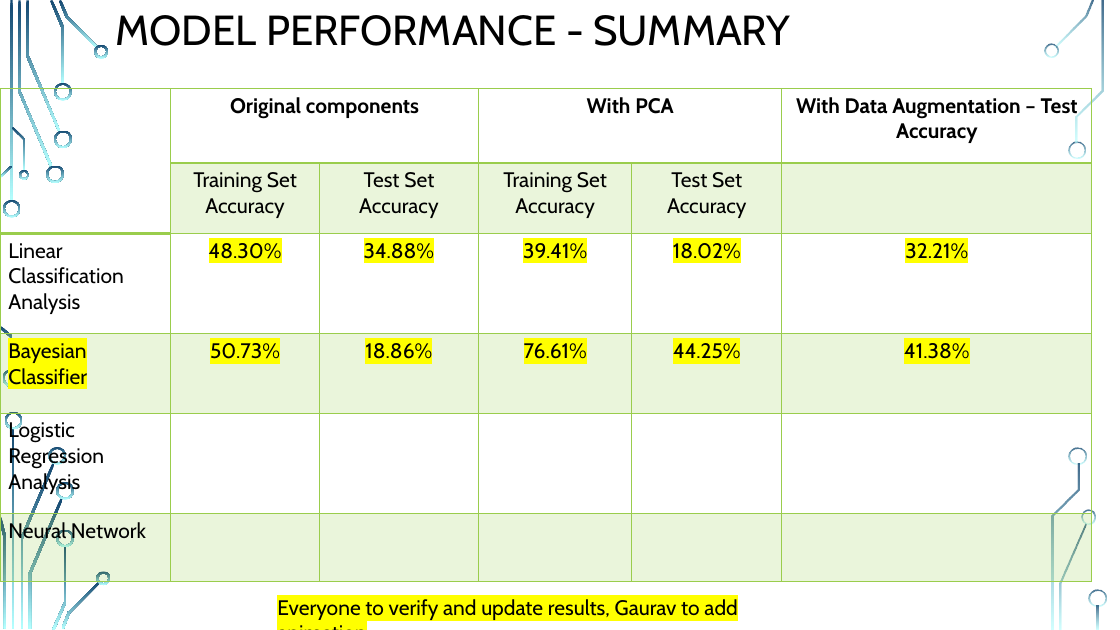
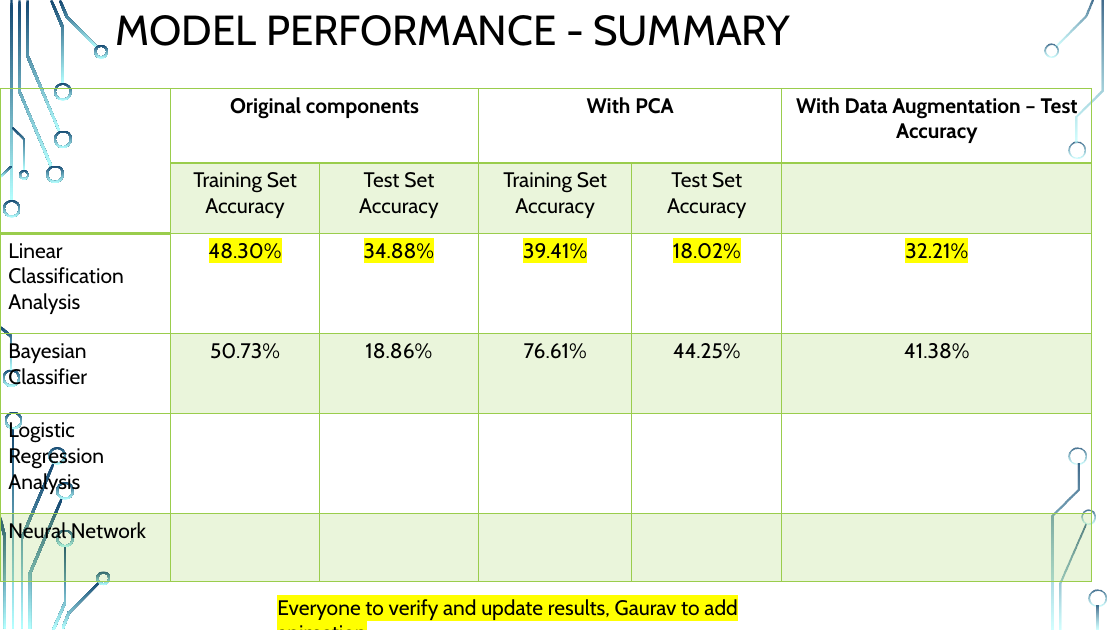
Before and after one commit to MR-KHILADI/Facial-Expression-Recognition, a slide deck: slide 13 of Final Project Draft.pptx. Drawn at 1120x630 pixels with LibreOffice and Linux fonts; fonts in the diff are those of the drawing; background and template pictures are left out. Boxes give left, top, right and bottom in pixels: in the first picture for what was removed or moved away, otherwise in the second. Text is boxed around its words. In the diff, an @@ line names an element or a change of style, - is before the commit and + after.

Commit message:
Add files via upload
(Vinod) Verified Bayesian classifier metrics

```diff
--- a/Final Project Draft.pptx
+++ b/Final Project Draft.pptx
@@ table at (x1=0, y1=89, x2=1092, y2=582) @@
@@ fill #9ACD4C at 20% opacity to none in row 4, column 1 @@
@@ highlight #FFFF00 to none in "Bayesian Classifier", "50.73%", "18.86%", "76.61%" and 2 more places @@
```
Also in this commit, not shown: 3 other slides changed.
